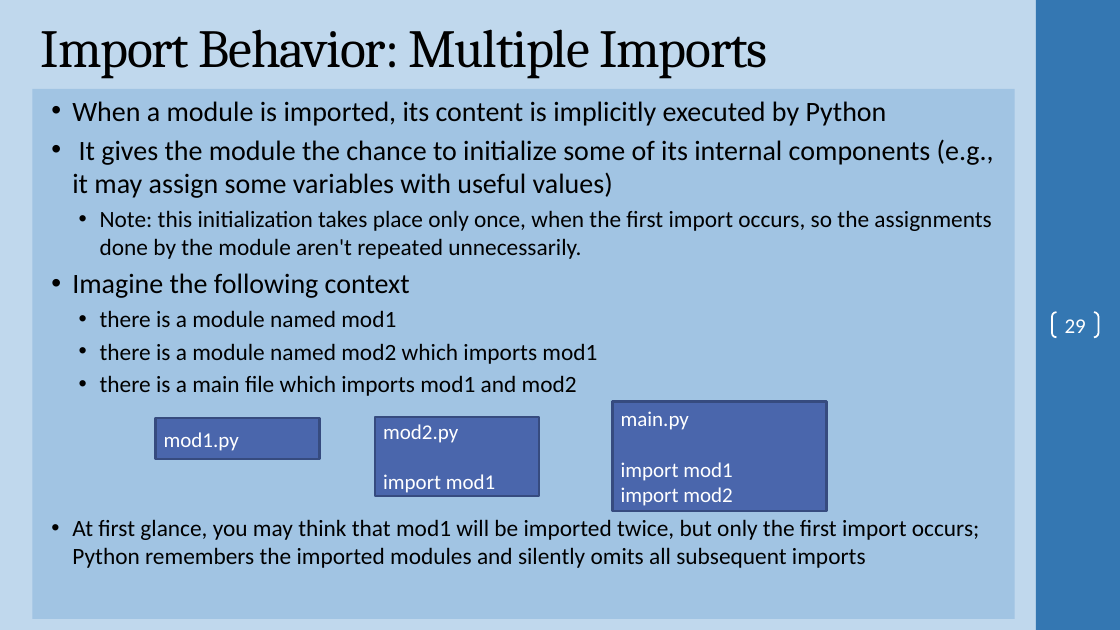
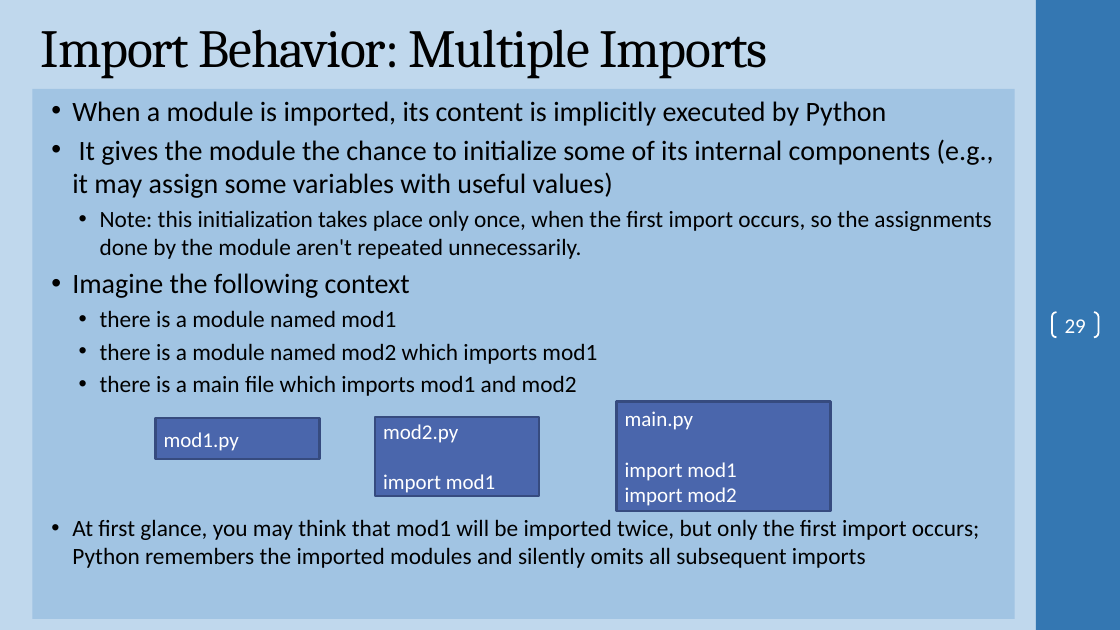
Before and after one commit to ProfSingletary/2023SpringNetworkScripting5Fridays, a slide deck: slide 29 of Day3.pptx. Drawn at 1120x630 pixels with LibreOffice and Linux fonts; fonts in the diff are those of the drawing; background and template pictures are left out. Boxes give left, top, right and bottom in pixels: in the first picture for what was removed or moved away, otherwise in the second. Text is boxed around its words. In the diff, an @@ line names an element or a change of style, - is before the commit and + after.

```diff
--- a/Day3.pptx
+++ b/Day3.pptx
@@ rectangle "main.py" moved from (x1=613, y1=402, x2=827, y2=511) to (x1=617, y1=402, x2=831, y2=511) @@
```
Also in this commit, not shown: 2 other slides changed, 1 slide removed, 2 other files.
